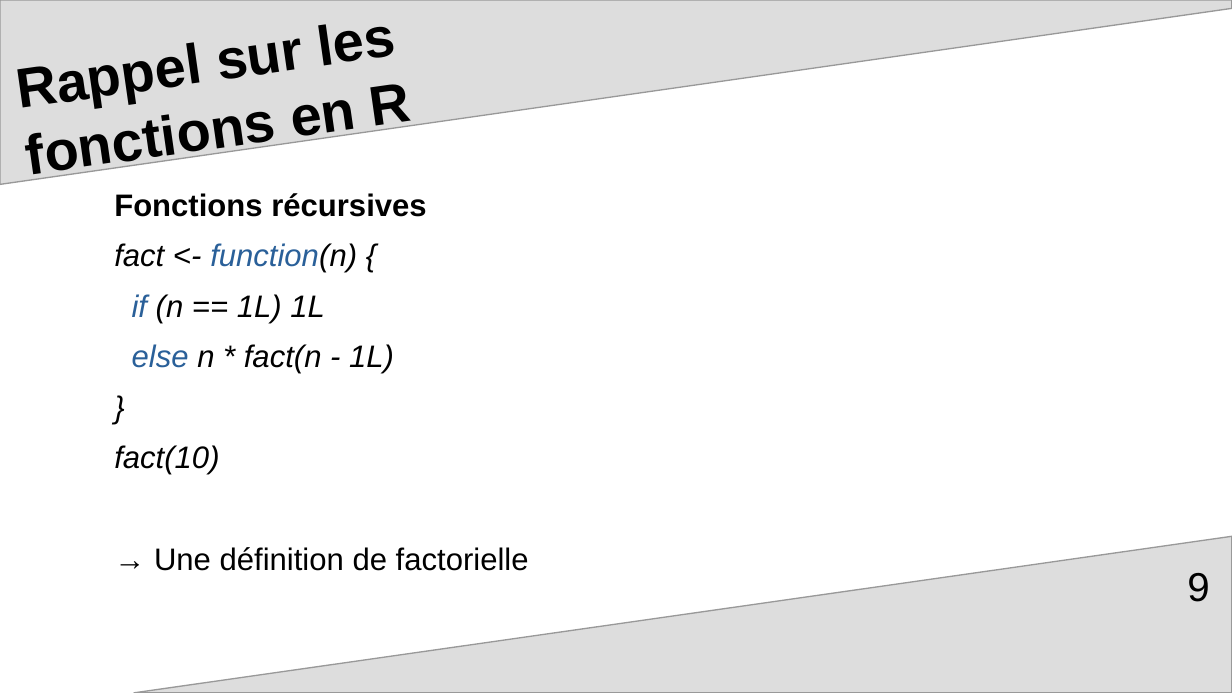
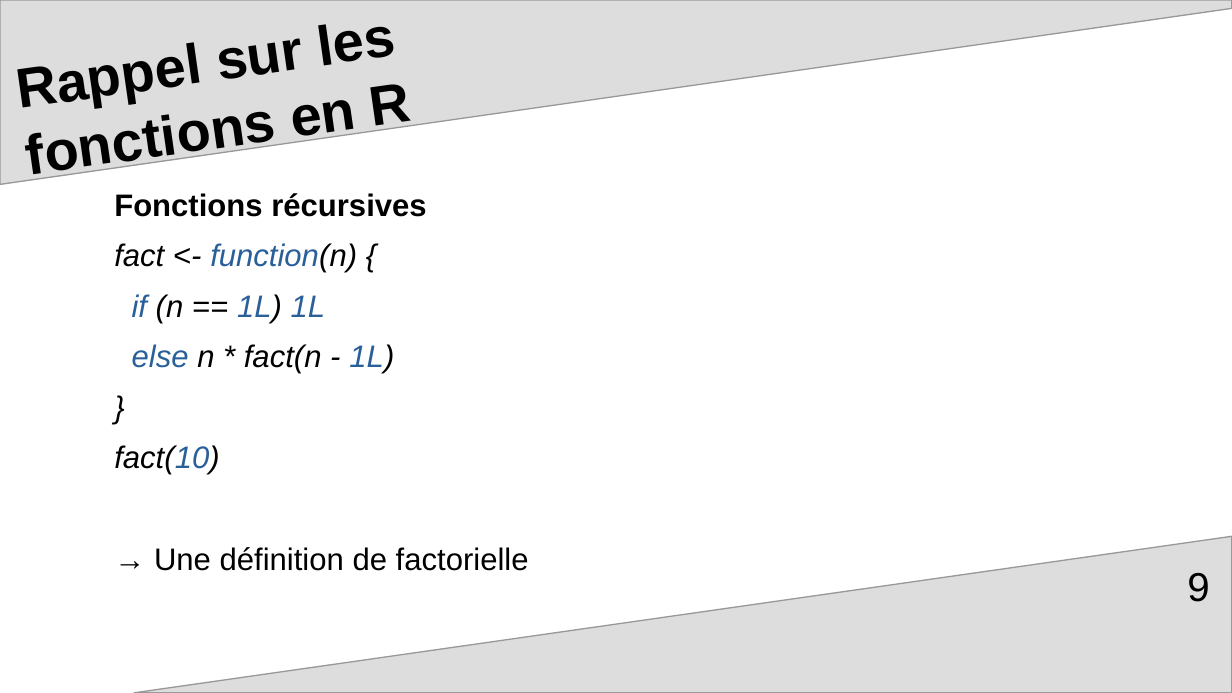
Before and after one commit to arnaud-feldmann/formation_r_drieets_prog_fonctionnelle, a slide deck: slide 9 of presentation.odp. Drawn at 1232x693 pixels with LibreOffice and Linux fonts; fonts in the diff are those of the drawing. Boxes give left, top, right and bottom in pixels: in the first picture for what was removed or moved away, otherwise in the second. Text is boxed around its words. In the diff, an @@ line names an element or a change of style, - is before the commit and + after.

Commit message:
ajout fonctions ordre supérieur 1

```diff
--- a/presentation.odp
+++ b/presentation.odp
@@ text at (114,294,394,475): text colour #000000 to #2A6099 in "1L) 1L", "1L)", "fact(10)" @@
```
Also in this commit, not shown: 3 other slides changed, 9 slides added, 2 slides removed, 1 other file.
